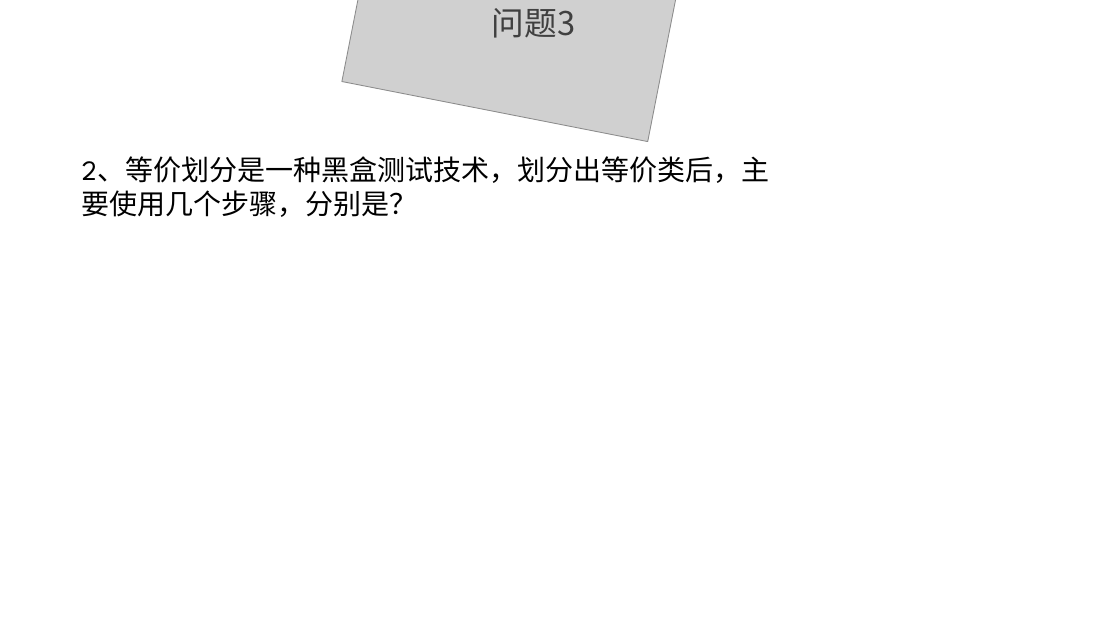
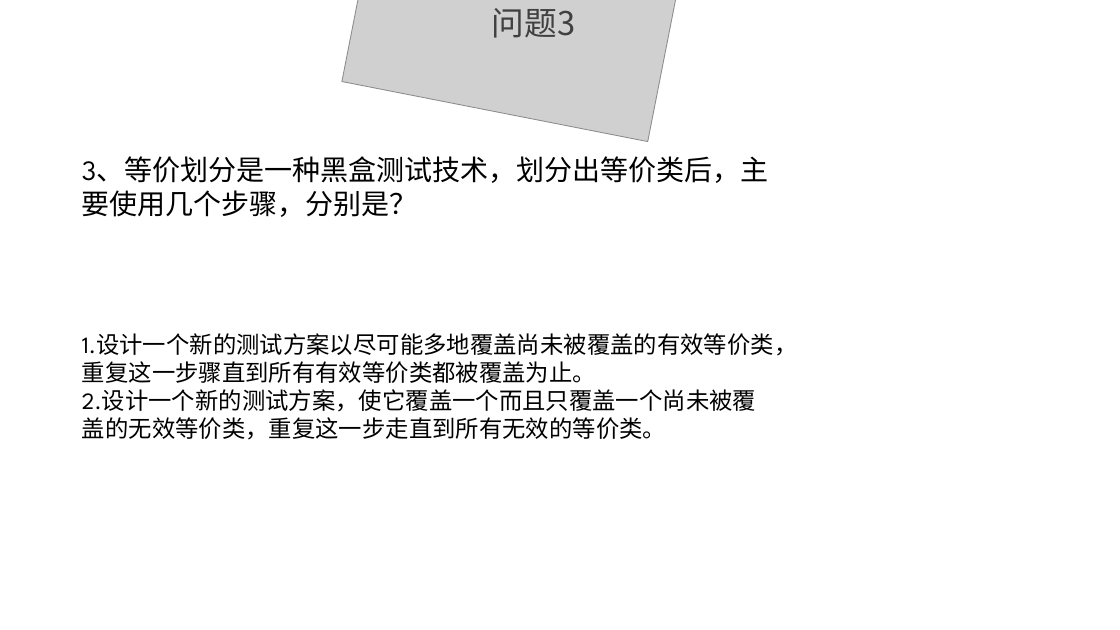
Before and after one commit to ConstanTWT/SE2020-G01, a slide deck: slide 46 of 翻转PPT/SE2020-G01-实现阶段翻转课堂PPT.pptx. Drawn at 1120x630 pixels with LibreOffice and Linux fonts; fonts in the diff are those of the drawing; grey boxes stand for pictures; background and template pictures are left out. Boxes give left, top, right and bottom in pixels: in the first picture for what was removed or moved away, otherwise in the second. Text is boxed around its words. In the diff, an @@ line names an element or a change of style, - is before the commit and + after.

```diff
--- a/翻转PPT/SE2020-G01-实现阶段翻转课堂PPT.pptx
+++ b/翻转PPT/SE2020-G01-实现阶段翻转课堂PPT.pptx
@@ text at box(82, 156, 768, 217): text changed @@
-2、等价划分是一种黑盒测试技术，划分出等价类后，主要使用几个步骤，分别是？
+3、等价划分是一种黑盒测试技术，划分出等价类后，主要使用几个步骤，分别是？
@@ text added at box(82, 333, 797, 440), 20 pt, text #000000 @@
+1.设计一个新的测试方案以尽可能多地覆盖尚未被覆盖的有效等价类，重复这一步骤直到所有有效等价类都被覆盖为止。
+2.设计一个新的测试方案，使它覆盖一个而且只覆盖一个尚未被覆盖的无效等价类，重复这一步走直到所有无效的等价类。
```
Also in this commit, not shown: 2 other slides changed.
